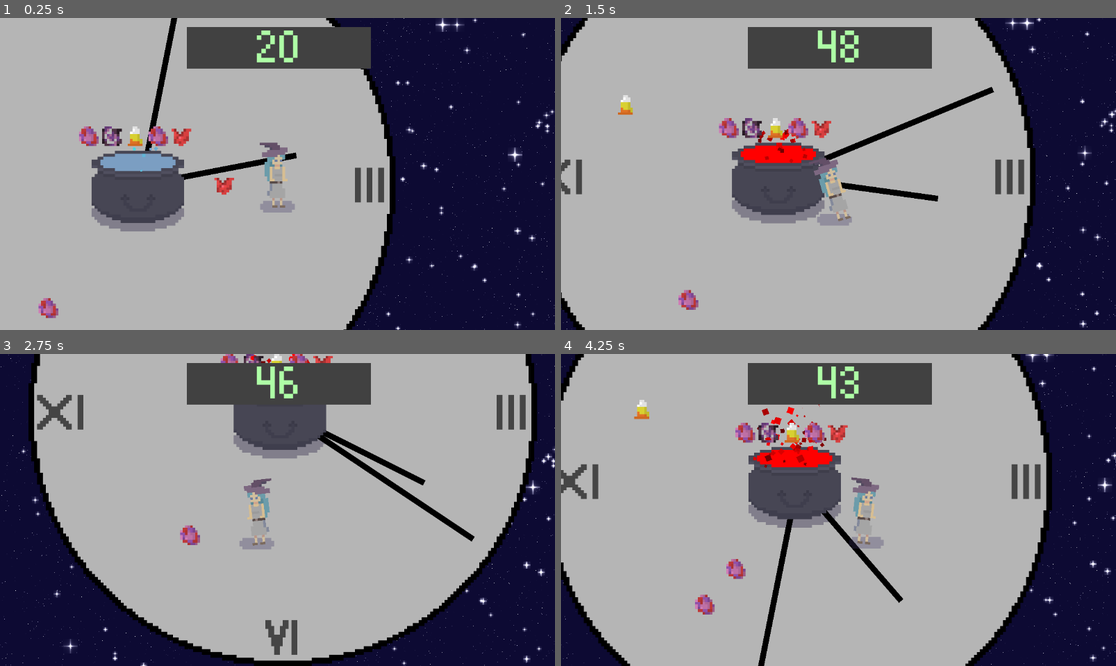
Above: before the commit, frames 1-4 (two rows, left to right).
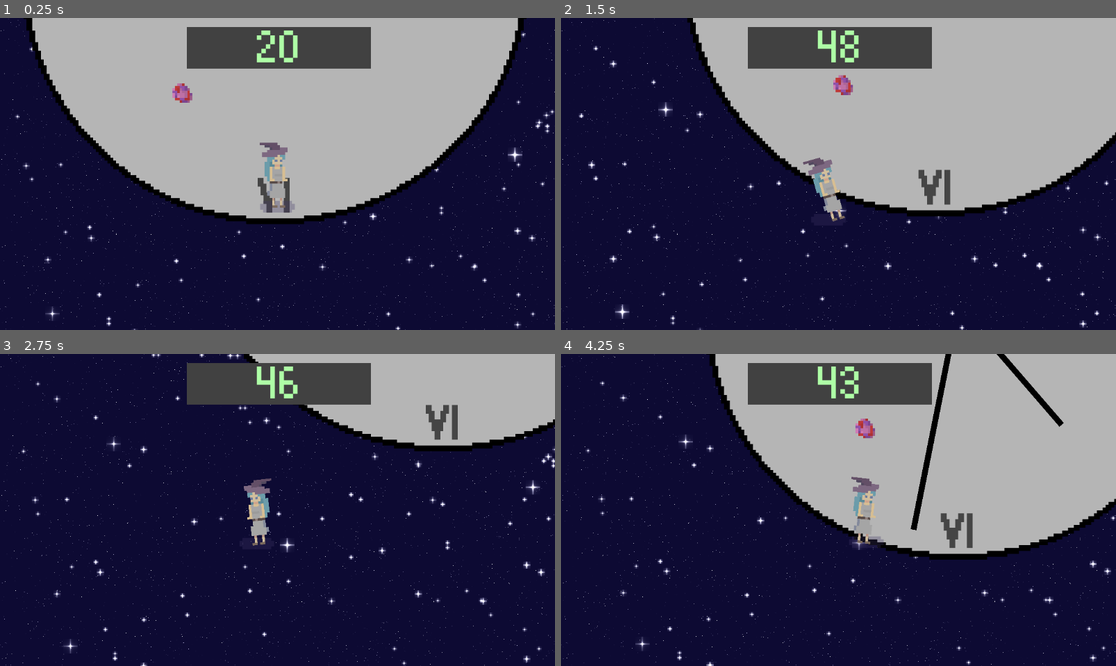
Above: after the commit, the same moments.

Repository: arrowira/miniJam189
Game: Godot game, scene res://Scenes/main.tscn
Same seed, same stepped clock (60 frames per second), same inputs: the game is played once before the commit and once after it.
Inputs:
- Up to frame 1 (0.25 s): no input
- Up to frame 2 (1.5 s): hold A (right) 0.53-1.28 s; tap F (drop) at 0.6, 1.35 s; tap Space (jump) at 0.77 s; hold S (down) from 1.28 s (still down)
- Up to frame 3 (2.75 s): tap Space (jump) at 1.52 s; release S (down) at 2.03 s; hold A (right) from 2.03 s (still down); tap F (drop) at 2.1 s
- Up to frame 4 (4.25 s): release A (right) at 2.78 s; hold W (up) 2.78-3.53 s; tap F (drop) at 2.85, 3.6 s; tap Space (jump) at 3.02, 3.77 s; hold D (left) from 3.53 s (still down)

The runs differ from the first frame. In frame 1, 50% of the frame differs, in the area x 0-95%, y 0-100%; in frame 2, 66%, in the area x 0-100%, y 0-100%; in frame 3, 63%; in frame 4, 65%.

Commit message:
death screen

Diff:
--- /dev/null
+++ b/minijam189/Scenes/deathScreenManager.gd
@@ -0,0 +1,11 @@
+extends Control
+
+
+# Called when the node enters the scene tree for the first time.
+func _ready() -> void:
+	pass # Replace with function body.
+
+
+
+func _on_button_button_down() -> void:
+	get_tree().change_scene_to_file("res://Scenes/main.tscn")
--- a/minijam189/Scenes/main.tscn
+++ b/minijam189/Scenes/main.tscn
@@ -10,9 +10,13 @@
 [ext_resource type="Script" path="res://Scenes/topTimer.gd" id="9_3ohyp"]
 [ext_resource type="FontFile" uid="uid://i2i6q3n474mm" path="res://at01.ttf" id="9_smo7h"]
 [ext_resource type="PackedScene" uid="uid://but00jwwmbkpf" path="res://Scenes/spawner.tscn" id="10_x8pka"]
+[ext_resource type="Texture2D" uid="uid://cu7ir2uf1e4bd" path="res://sprites/deathScreenImage-1.png.png" id="11_fep7c"]
+[ext_resource type="Script" path="res://Scenes/deathScreenManager.gd" id="11_xftg3"]
 
 [sub_resource type="StyleBoxFlat" id="StyleBoxFlat_aq3yt"]
 bg_color = Color(0.255659, 0.255659, 0.255659, 1)
+
+[sub_resource type="CanvasItemMaterial" id="CanvasItemMaterial_borpo"]
 
 [node name="Node2D" type="Node2D"]
 y_sort_enabled = true
@@ -24,7 +28,7 @@
 z_index = -1
 
 [node name="player" parent="." instance=ExtResource("2_ee1yk")]
-position = Vector2(944, -77)
+position = Vector2(17, 1412)
 
 [node name="Cauldron" parent="." instance=ExtResource("3_8guol")]
 position = Vector2(-21, -38)
@@ -68,4 +72,45 @@
 [node name="Timer" type="Timer" parent="CanvasLayer"]
 wait_time = 0.6
 
+[node name="DeathScreen" type="Control" parent="CanvasLayer"]
+visible = false
+layout_mode = 3
+anchors_preset = 0
+offset_right = 40.0
+offset_bottom = 40.0
+script = ExtResource("11_xftg3")
+
+[node name="Panel" type="TextureRect" parent="CanvasLayer/DeathScreen"]
+material = SubResource("CanvasItemMaterial_borpo")
+layout_mode = 0
+offset_left = 105.0
+offset_top = 134.0
+offset_right = 1044.0
+offset_bottom = 2699.0
+texture = ExtResource("11_fep7c")
+expand_mode = 4
+stretch_mode = 4
+
+[node name="Label" type="Label" parent="CanvasLayer/DeathScreen/Panel"]
+layout_mode = 0
+offset_left = 53.0
+offset_top = 238.0
+offset_right = 897.0
+offset_bottom = 318.0
+theme_override_fonts/font = ExtResource("9_smo7h")
+theme_override_font_sizes/font_size = 100
+text = "YOU FAILED YOUR DEADLINE
+"
+
+[node name="Button" type="Button" parent="CanvasLayer/DeathScreen/Panel"]
+layout_mode = 0
+offset_left = 263.0
+offset_top = 321.0
+offset_right = 676.0
+offset_bottom = 426.0
+theme_override_fonts/font = ExtResource("9_smo7h")
+theme_override_font_sizes/font_size = 100
+text = "RETRY"
+
 [connection signal="timeout" from="CanvasLayer/Timer" to="CanvasLayer" method="_on_timer_timeout"]
+[connection signal="button_down" from="CanvasLayer/DeathScreen/Panel/Button" to="CanvasLayer/DeathScreen" method="_on_button_button_down"]
--- a/minijam189/Scenes/topTimer.gd
+++ b/minijam189/Scenes/topTimer.gd
@@ -9,4 +9,7 @@
 
 func _on_timer_timeout() -> void:
 	t-=1
-	$Panel/Label.text = str(int(t))
+	if t <= -1:
+		$DeathScreen.visible = true
+	else:
+		$Panel/Label.text = str(int(t))
Not shown: 1 places in minijam189/Scenes/main.tscn that only renumber resources
Binary file added: minijam189/sprites/deathScreenImage-1.png.png
Not shown, added: minijam189/sprites/deathScreenImage-1.png.png.import
